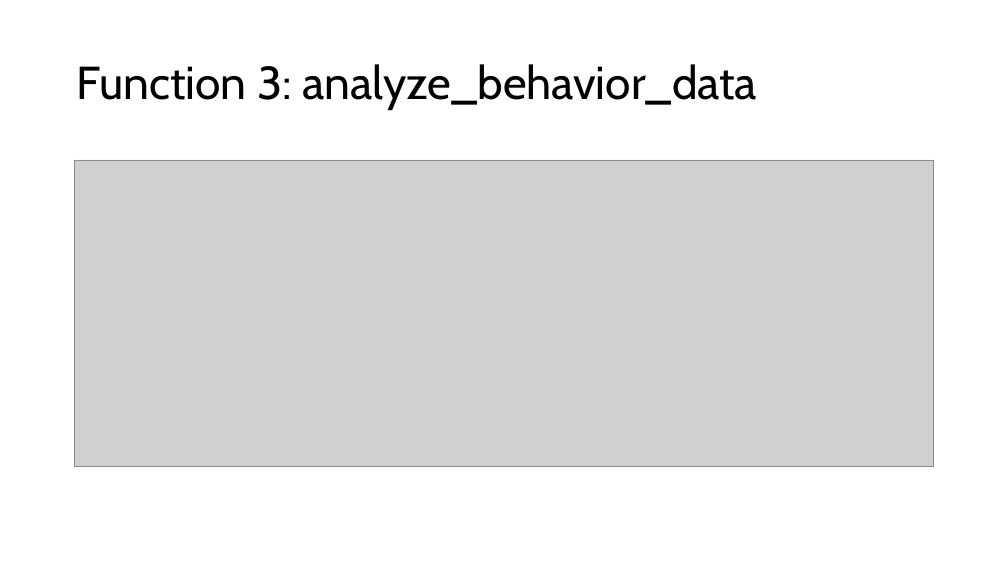
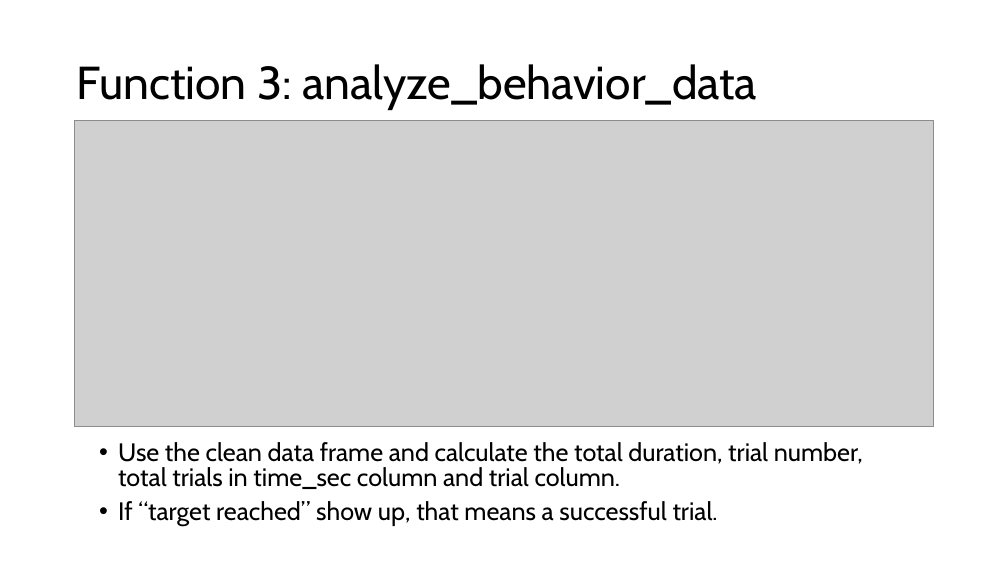
Before and after one commit to ChuehSY/FinalProject_ComSkillNeuro, a slide deck: slide 11 of Final presentation.pptx. Drawn at 1008x567 pixels with LibreOffice and Linux fonts; fonts in the diff are those of the drawing; grey boxes stand for pictures. Boxes give left, top, right and bottom in pixels: in the first picture for what was removed or moved away, otherwise in the second. Text is boxed around its words. In the diff, an @@ line names an element or a change of style, - is before the commit and + after.

```diff
--- a/Final presentation.pptx
+++ b/Final presentation.pptx
@@ picture: place and size @@
-picture at (75, 160, 934, 467)
+picture at (75, 120, 934, 426)
@@ text added at (118, 442, 863, 527), 24 pt, text #000000 @@
+• Use the clean data frame and calculate the total duration, trial number, total trials in time_sec column and trial column.
+• If “target reached” show up, that means a successful trial.
```
Also in this commit, not shown: 9 other slides changed, 1 slide added, 1 other file.
